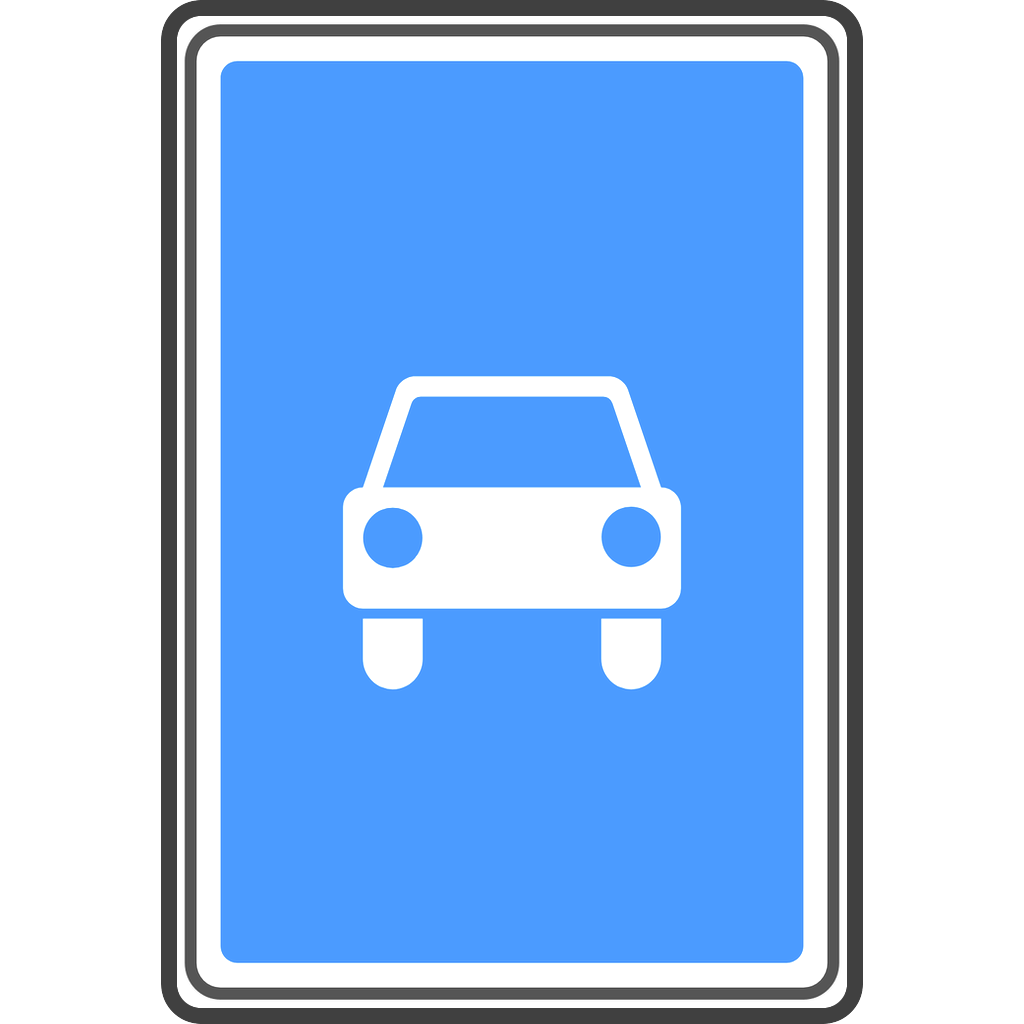
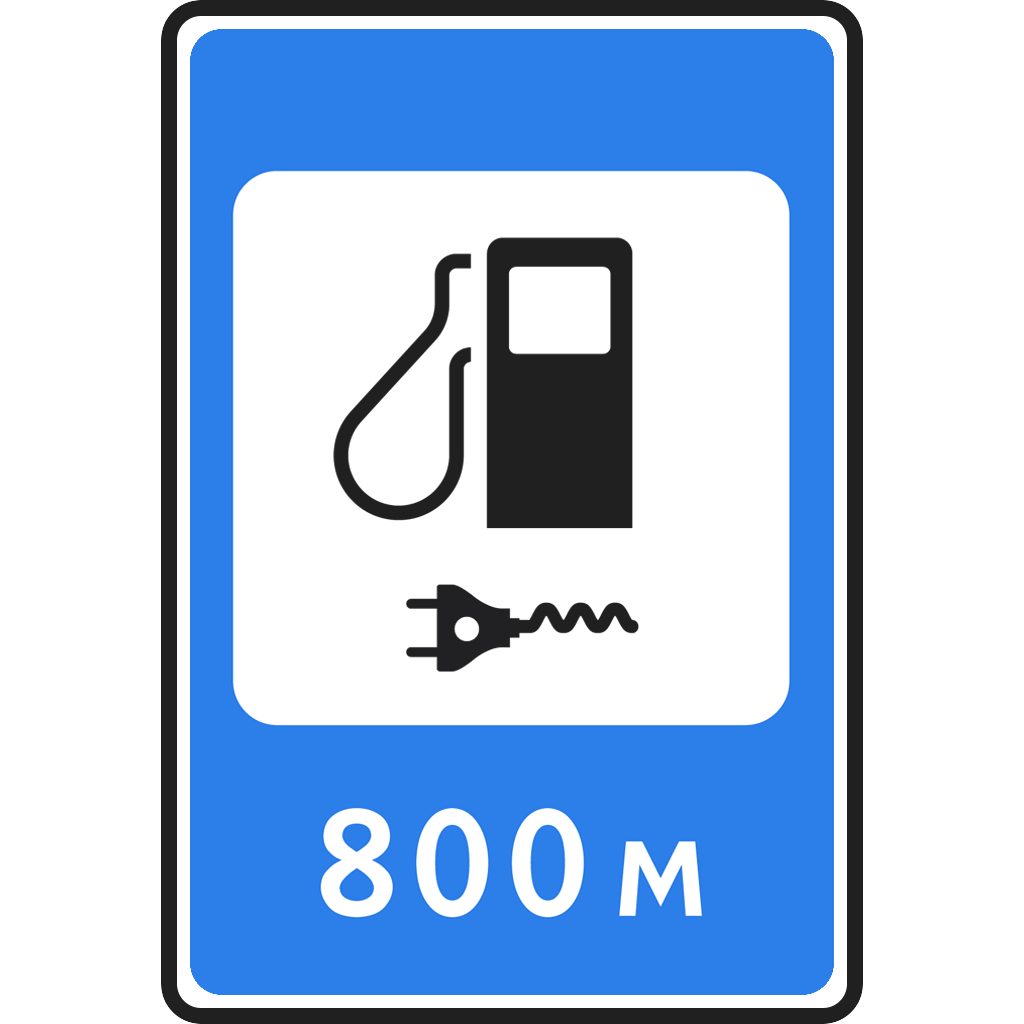
Comparing the layer stacks of the two 1024px x 1024px images. Changes:
added group "7.21" with 1 layers in group "Группа 1" over <box>189,28,835,996</box>
added layer "Слой 74" in group "7.21" over <box>189,28,835,996</box>
hid group "5.3" (1 layers) over <box>161,0,863,1024</box>
renamed "Готовая текстура 5.3" to "Слой 7", painted on it over <box>161,0,863,1024</box>
hid group "5.2" (1 layers) over <box>193,24,829,1000</box>
renamed "Готовая текстура 5.2" to "Слой 15", painted on it over <box>193,24,829,1000</box>
added layer "Прямоугольник 1 копия 3" in group "Группа 1" over <box>190,29,835,996</box>
hid "Прямоугольник 1 копия" over <box>169,8,855,1016</box>
